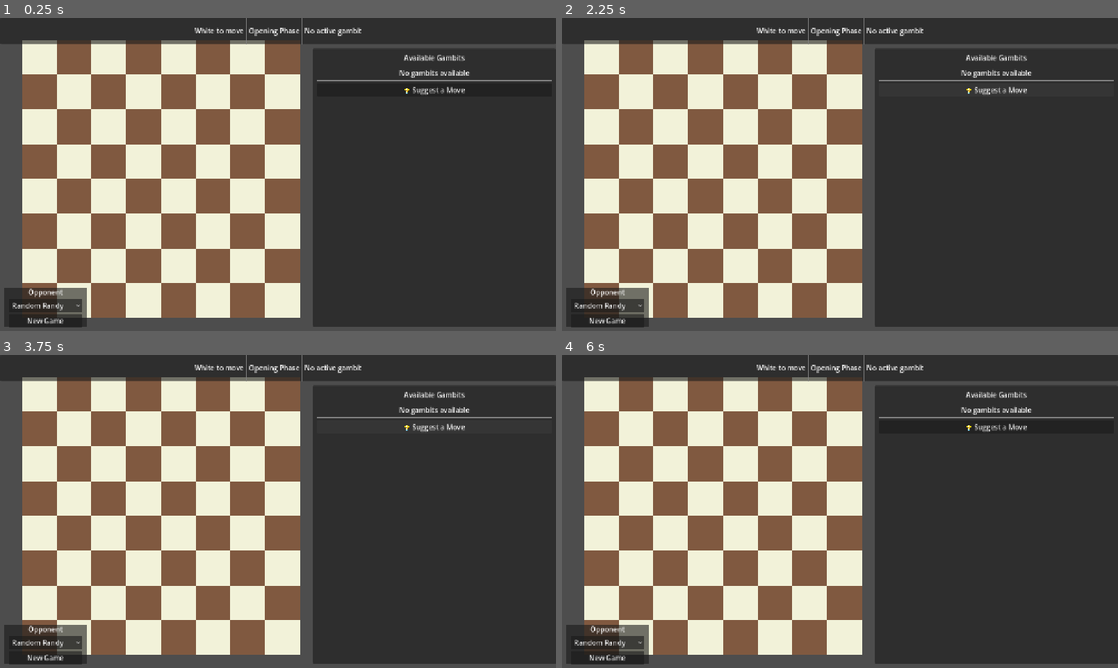
Above: before the commit, frames 1-4 (two rows, left to right).
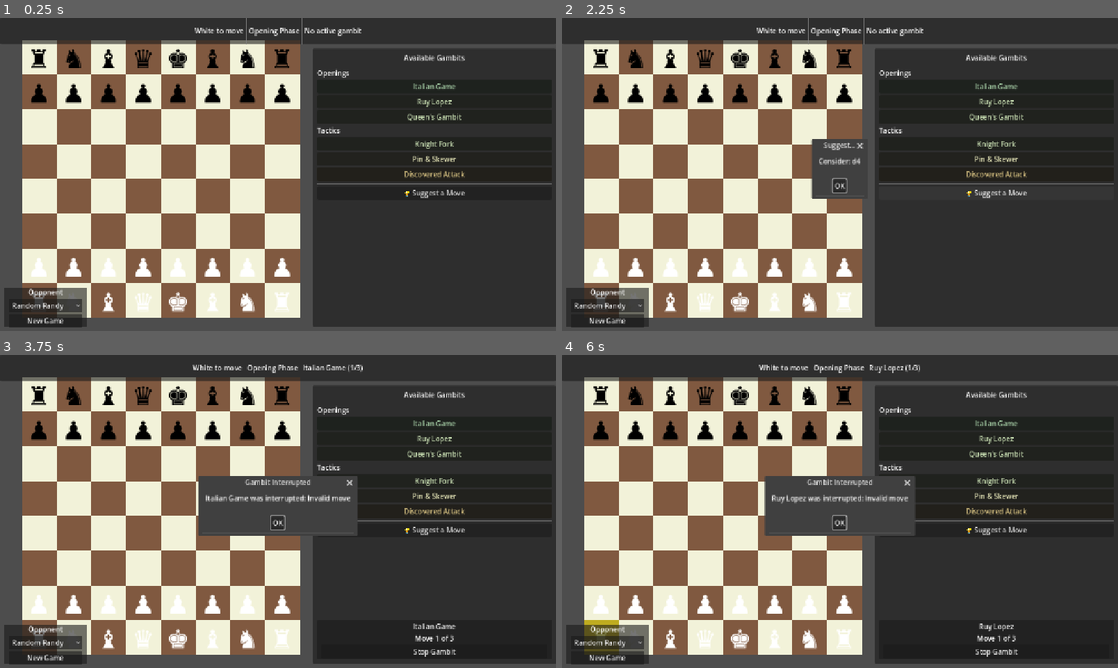
Above: after the commit, the same moments.

Repository: Innomen/Pawn
Game: Godot game, scene res://scenes/main.tscn
Two runs of this game, one before a commit and one after it. Both use one fixed random seed, a clock stepped at 60 frames per second and the inputs below.
Inputs (mouse positions are in pixels of both pictures, inside the frame that each line leads up to):
- Up to frame 1 (0.25 s): no input
- Up to frame 2 (2.25 s): click "New Game" at 0.5 s; click "New Game" at 1.25 s; click "💡 Suggest a Move" at 2 s
- Up to frame 3 (3.75 s): click (278, 524) at 2.75 s, where only the run after the commit has a clickable "OK"; click (433, 423) at 3.5 s, where only the run after the commit has a clickable "Italian Game"
- Up to frame 4 (6 s): click (840, 524) at 4.25 s, where only the run after the commit has a clickable "OK"; click "Random Randy" at 5 s; click (995, 439) at 5.75 s, where only the run after the commit has a clickable "Ruy Lopez"

The runs differ from the first frame. In frame 1, 4.5% of the frame differs, in the area x 5-100%, y 10-94%; in frame 2, 6.3%; in frame 3, 8.8%; in frame 4, 8.9%, in the area x 4-100%, y 0-97%.
Error in both runs: Invalid assignment of property or key 'syntax_highlighter' with value of type 'CodeHighlighter' on a base object of type 'RichTextLabel'. (res://src/ui/debug_c…

Commit message:
Fix piece loading with board_ready signal
- Added board_ready signal to GameState emitted after setup_standard()
- BoardView now listens for board_ready signal instead of waiting a frame
- BoardView checks if board already has pieces on _ready()
- GameController calls GameState.setup_standard() immediately in _ready()
- This ensures board is populated before BoardView tries to render it

Diff:
--- a/src/autoload/game_state.gd
+++ b/src/autoload/game_state.gd
@@ -1,5 +1,6 @@
 extends Node
 
+signal board_ready()  # Emitted when board is set up and ready for rendering
 signal turn_changed(color: String)
 signal move_made(move: Dictionary)
 signal game_ended(result: String, winner: String)
@@ -41,7 +42,10 @@
     _setup_pawns()
     _setup_pieces()
 
-    DebugLogger.log_info("Standard chess position set up")
+    DebugLogger.log_info("Standard chess position set up: " + str(board.size()) + " pieces")
+
+    # Notify that board is ready for rendering
+    board_ready.emit()
 
 func _setup_pawns():
     for file in range(8):
--- a/src/core/game_controller.gd
+++ b/src/core/game_controller.gd
@@ -1,98 +1,85 @@
 extends Node
 
-# Game Controller - bridges GameCore with the GUI
-# All game logic is in GameCore, this handles presentation
+# Game Controller - Initializes game and coordinates systems
 
 @onready var board: Node2D = $Game/Board
 @onready var ui: Control = $UI/GameUI
 
-var game: GameCore
 var opponent_type: int = 0  # 0=random, 1=greedy, etc.
 
 func _ready():
     print("GameController ready")
 
-    # Create game core
-    game = GameCore.new()
-    game.move_executed.connect(_on_move_executed)
-    game.turn_changed.connect(_on_turn_changed)
-    game.gambit_activated.connect(_on_gambit_activated)
-    game.gambit_completed.connect(_on_gambit_completed)
-    game.error_occurred.connect(_on_error)
+    # IMPORTANT: Set up GameState BEFORE anything else tries to use it
+    GameState.setup_standard()
 
-    # Start game
-    start_new_game()
+    # Connect signals
+    GameState.turn_changed.connect(_on_turn_changed)
+    GameState.game_ended.connect(_on_game_ended)
+    GameState.move_made.connect(_on_move_made)
+    GambitEngine.gambit_completed.connect(_on_gambit_completed)
+    GambitEngine.gambit_interrupted.connect(_on_gambit_interrupted)
+    OpponentAI.opponent_move_ready.connect(_on_opponent_move)
+    TurnPhaseManager.phase_changed.connect(_on_phase_changed)
 
-func start_new_game():
-    print("Starting new game")
-    game.new_game()
+    # Set opponent
+    OpponentAI.set_opponent(opponent_type, "black")
 
-    # Sync board with game state
-    _sync_board_to_game()
+    # Start turn phase
+    TurnPhaseManager.start_turn("white")
 
     # Update UI
-    ui.update_display(game)
-
-func _sync_board_to_game():
-    # Clear existing pieces
-    for child in board.pieces_node.get_children():
-        child.queue_free()
-
-    # Create pieces from game state
-    for sq in game.board.keys():
-        var piece_data = game.board[sq]
-        var pos = _square_to_coords(sq)
-        board._create_piece_at(pos, piece_data)
-
-func make_move(from_sq: String, to_sq: String) -> bool:
-    var success = game.make_move(from_sq, to_sq)
-    if success:
-        # Animate on board
-        var from_pos = _square_to_coords(from_sq)
-        var to_pos = _square_to_coords(to_sq)
-        board.animate_move({"from": from_sq, "to": to_sq, "from_pos": from_pos, "to_pos": to_pos})
-
-        # Update UI
-        ui.update_display(game)
-    return success
-
-func activate_gambit(gambit_id: String) -> bool:
-    return game.activate_gambit(gambit_id)
-
-func _on_move_executed(move: Dictionary):
-    # Handle post-move logic
-    pass
+    ui.update_display()
 
 func _on_turn_changed(color: String):
     ui.update_turn(color)
 
-    # If opponent's turn, request move
-    if color == "black":
-        await get_tree().create_timer(0.5).timeout
-        _make_opponent_move()
+    # Check for opponent turn
+    if color == "black" and not GameState.is_game_over():
+        OpponentAI.request_move()
 
-func _on_gambit_activated(gambit: Gambit):
-    ui.show_gambit_activated(gambit)
+func _on_game_ended(result: String, winner: String):
+    print("Game ended: " + result + " - Winner: " + winner)
+    ui.show_game_over(result, winner)
 
-func _on_gambit_completed(gambit: Gambit, success: bool):
-    ui.show_gambit_completed(gambit, success)
+func _on_move_made(move: Dictionary):
+    ui.update_display()
 
-func _on_error(msg: String):
-    print("Game error: " + msg)
+    # Check for phase transition
+    if TurnPhaseManager.current_phase == TurnPhaseManager.TurnPhase.MOVE_RESOLUTION:
+        TurnPhaseManager.set_phase(TurnPhaseManager.TurnPhase.GAMBIT_CHECK)
 
-func _make_opponent_move():
-    # Simple random opponent for now
-    var moves = game.get_all_legal_moves("black")
-    if moves.is_empty():
+func _on_gambit_completed(gambit):
+    print("Gambit completed: " + gambit.name)
+    ui.show_gambit_completed(gambit)
+
+func _on_gambit_interrupted(gambit, reason):
+    print("Gambit interrupted: " + gambit.name + " - " + reason)
+    ui.show_gambit_interrupted(gambit, reason)
+
+func _on_opponent_move(move: Dictionary):
+    if move.is_empty():
         return
 
-    var move = moves[randi() % moves.size()]
-    make_move(move.from, move.to)
+    GameState.make_move(move.from, move.to)
+    board.animate_move(move)
 
-func _square_to_coords(sq: String) -> Vector2i:
-    var file = sq.unicode_at(0) - 97
-    var rank = 8 - int(sq[1])
-    return Vector2i(file, rank)
+func _on_phase_changed(phase):
+    match phase:
+        TurnPhaseManager.TurnPhase.GAMBIT_CHECK:
+            _process_gambit_check()
+        TurnPhaseManager.TurnPhase.END_PHASE:
+            TurnPhaseManager.set_phase(TurnPhaseManager.TurnPhase.TURN_END)
+
+func _process_gambit_check():
+    # Move to end phase
+    TurnPhaseManager.set_phase(TurnPhaseManager.TurnPhase.END_PHASE)
+
+func set_opponent_type(type: int):
+    opponent_type = type
+    OpponentAI.set_opponent(type, "black")
 
 func restart_game():
-    start_new_game()
+    GameState.setup_standard()
+    TurnPhaseManager.start_turn("white")
+    ui.update_display()
--- a/src/ui/board_view.gd
+++ b/src/ui/board_view.gd
@@ -19,11 +19,17 @@
     _create_board()
 
     # Connect to GameState signals
+    GameState.board_ready.connect(_on_board_ready)
     GameState.move_made.connect(_on_move_made)
     GameState.turn_changed.connect(_on_turn_changed)
 
-    # Wait a frame for GameState to be ready, then create pieces
-    await get_tree().process_frame
+    # If board is already set up, create pieces immediately
+    if GameState.board.size() > 0:
+        _refresh_pieces()
+    # Otherwise wait for board_ready signal
+
+func _on_board_ready():
+    print("BoardView: Board ready, creating pieces (" + str(GameState.board.size()) + ")")
     _refresh_pieces()
 
 func _create_board():
